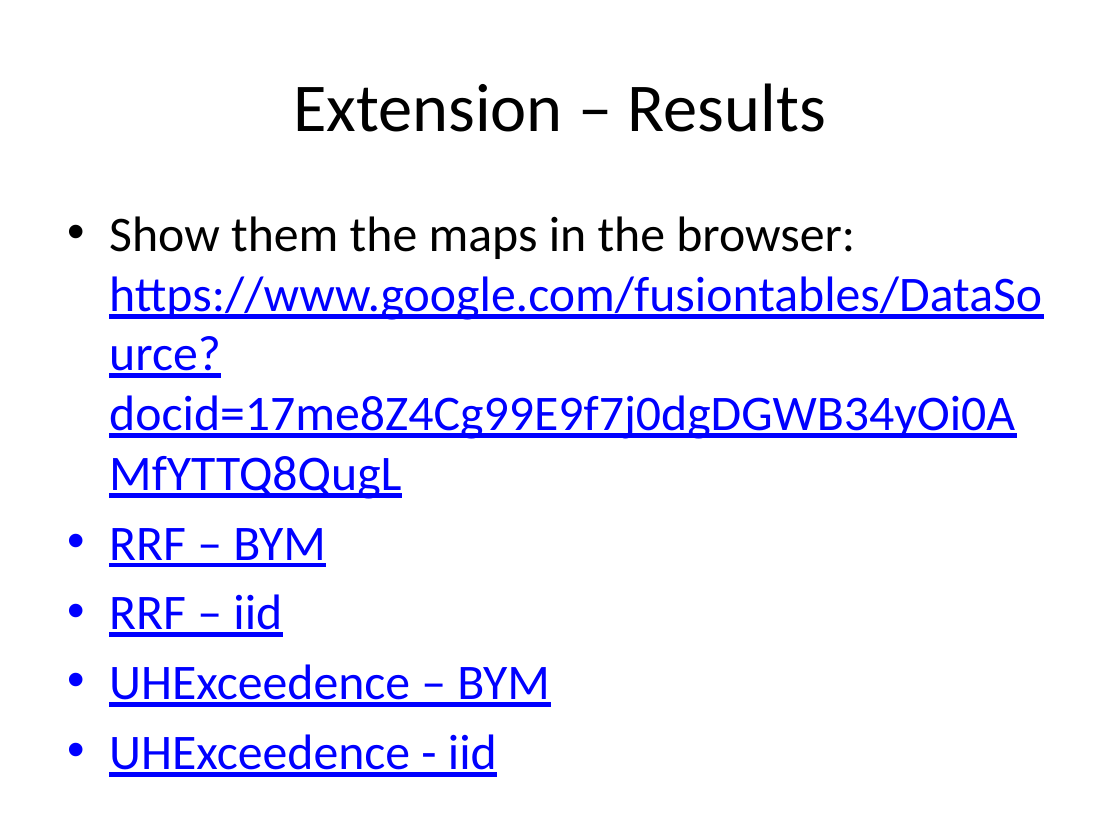
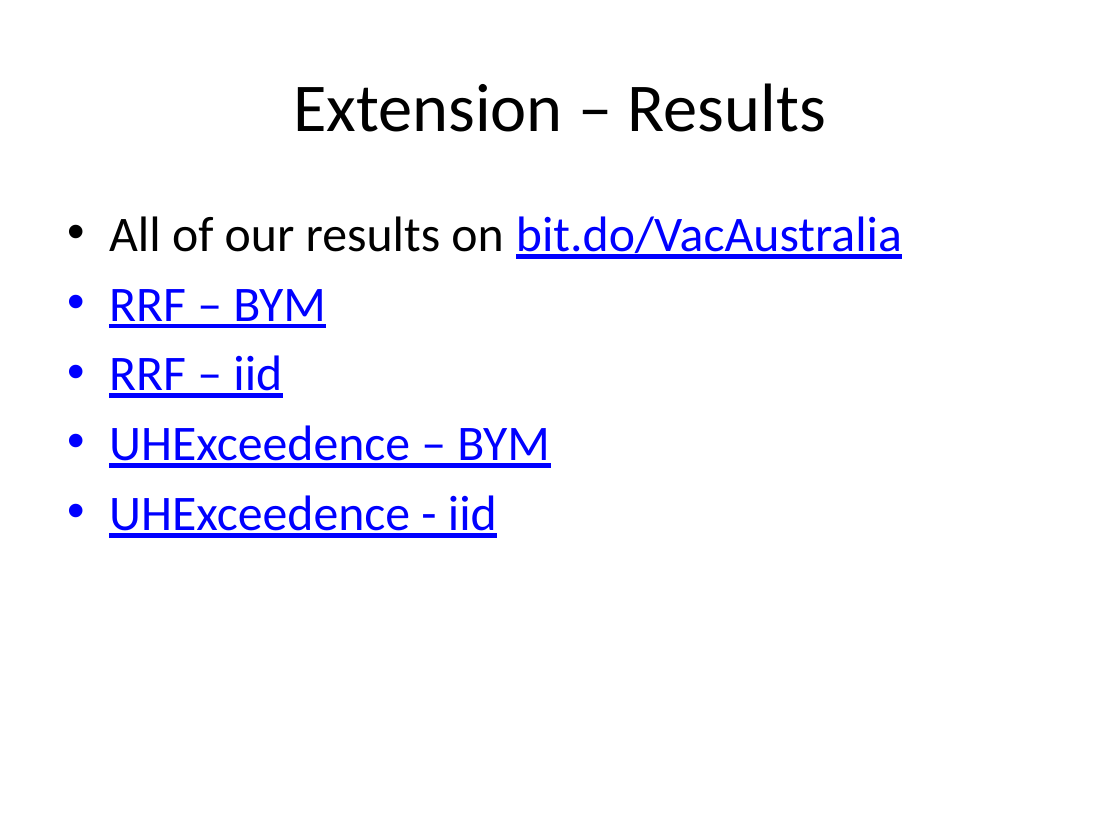
Before and after one commit to mertz2001/stat-inference, a slide deck: slide 18 of STAT3013 Project draft2.pptx (slide 19 before the commit). Drawn at 1120x840 pixels with LibreOffice and Linux fonts; fonts in the diff are those of the drawing. Boxes give left, top, right and bottom in pixels: in the first picture for what was removed or moved away, otherwise in the second. Text is boxed around its words. In the diff, an @@ line names an element or a change of style, - is before the commit and + after.

Commit message:
added maps

```diff
--- a/STAT3013 Project draft2.pptx
+++ b/STAT3013 Project draft2.pptx
@@ text at [109,216,902,259]: text changed @@
-• Show them the maps in the browser: https://www.google.com/fusiontables/DataSource?docid=17me8Z4Cg99E9f7j0dgDGWB34yOi0AMfYTTQ8QugL
+• All of our results on bit.do/VacAustralia
```
Also in this commit, not shown: 2 other slides changed, 4 slides added, 1 slide removed, 1 other file.
